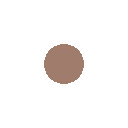
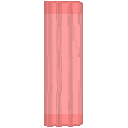
The second (128, 128) image is a revision of the first. Changes to its layers:
removed layer "Layer 2" over [44, 44, 84, 84]
added layer "Layer 3" (multiply) above "Layer 4" over [44, 1, 83, 127]
added layer "Layer 4" above "Layer 3 copy" over [44, 1, 83, 127]
added layer "Layer 3 copy" over [44, 1, 83, 127]
